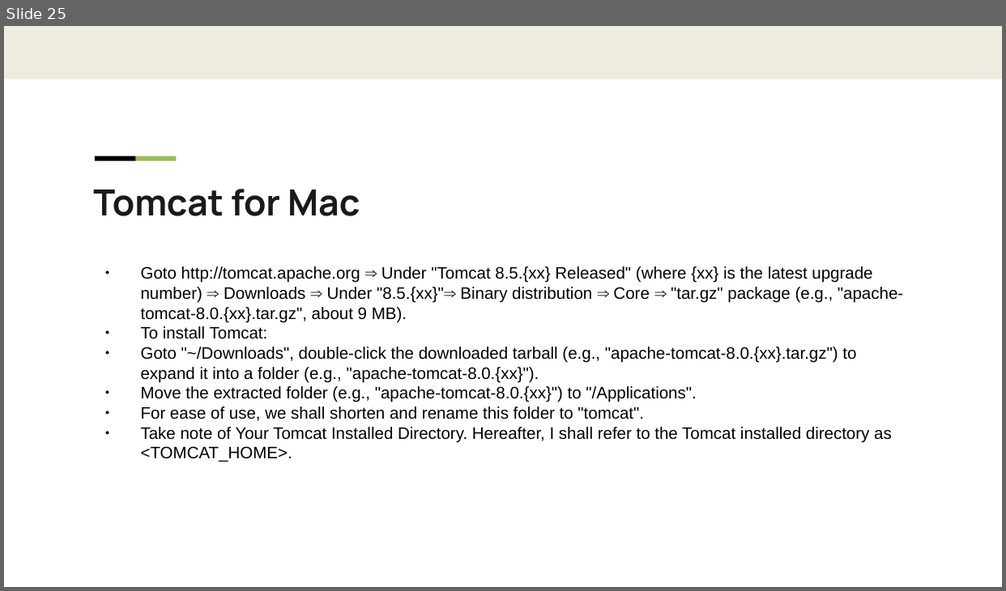
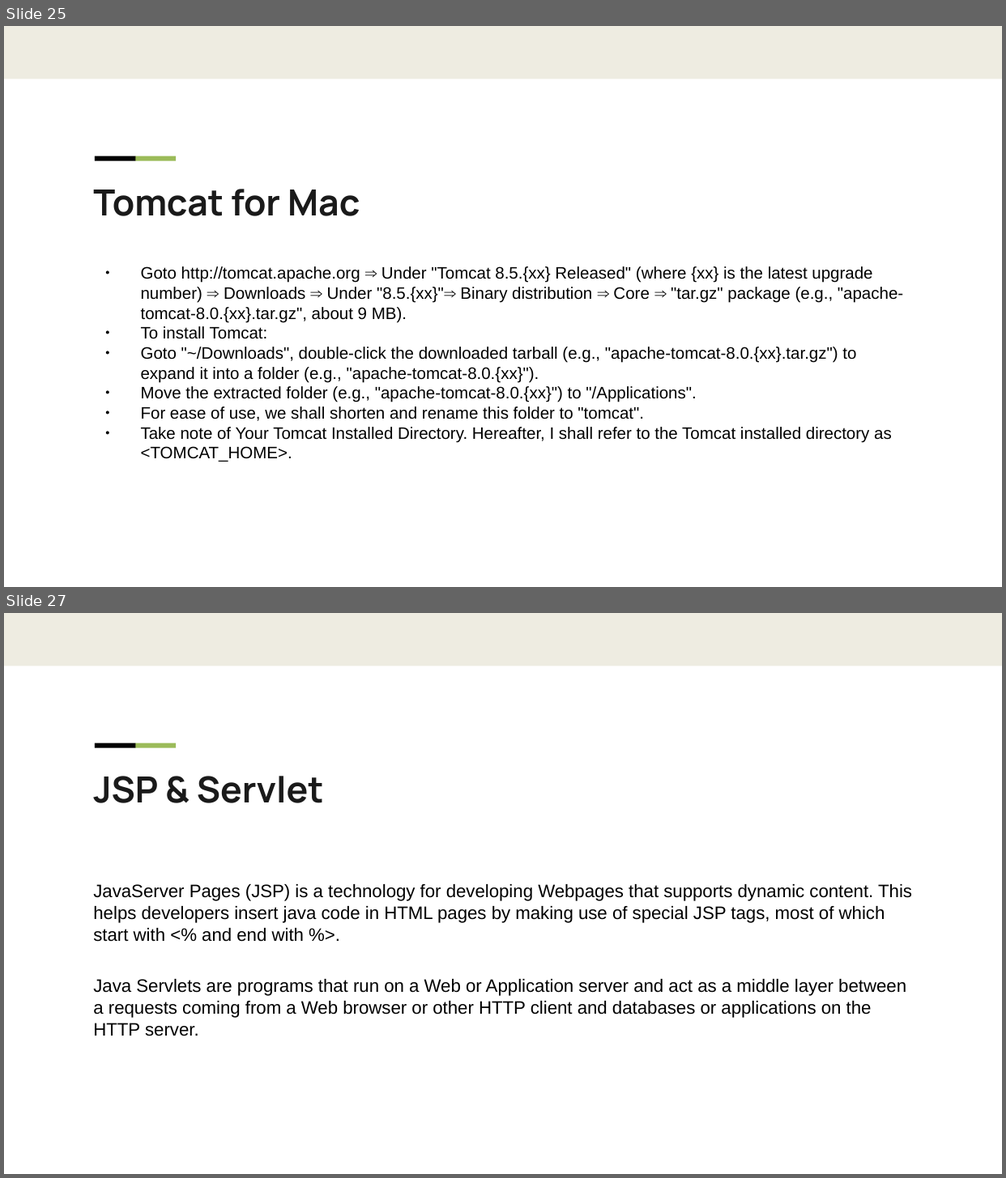
Before and after one commit to liangduo1993/javaee, a slide deck: JaveEE.pptx. Shown one above the other, each under a label of ours: slide 25 before the commit, slides 25 and 27 after it; the slides between them are not shown. The pictures are 1006x591 and 1006x1178 pixels, drawn with LibreOffice and Linux fonts; fonts in the diff are those of the drawing; background and template pictures are left out. Boxes give left, top, right and bottom in pixels: in the first picture for what was removed or moved away, otherwise in the second. Text is boxed around its words. In the diff, an @@ line names an element or a change of style, - is before the commit and + after.

```diff
--- a/JaveEE.pptx
+++ b/JaveEE.pptx
@@ slide 27 added at <box>4,613,1002,1174</box>, background #FFFFFF; not listed: 3 template elements that a slide beside it also shows @@
@@ text added at <box>93,776,324,803</box>, 26 pt, text #1A1A1A, bold @@
+JSP & Servlet
@@ text added at <box>93,884,912,1037</box>, 13 pt, text #000000 @@
+JavaServer Pages (JSP) is a technology for developing Webpages that supports dynamic content. This helps developers insert java code in HTML pages by making use of special JSP tags, most of which start with <% and end with %>.
+Java Servlets are programs that run on a Web or Application server and act as a middle layer between a requests coming from a Web browser or other HTTP client and databases or applications on the HTTP server.
```
Also in this commit, not shown: 3 slides changed, 3 other slides added, 17 other files.
